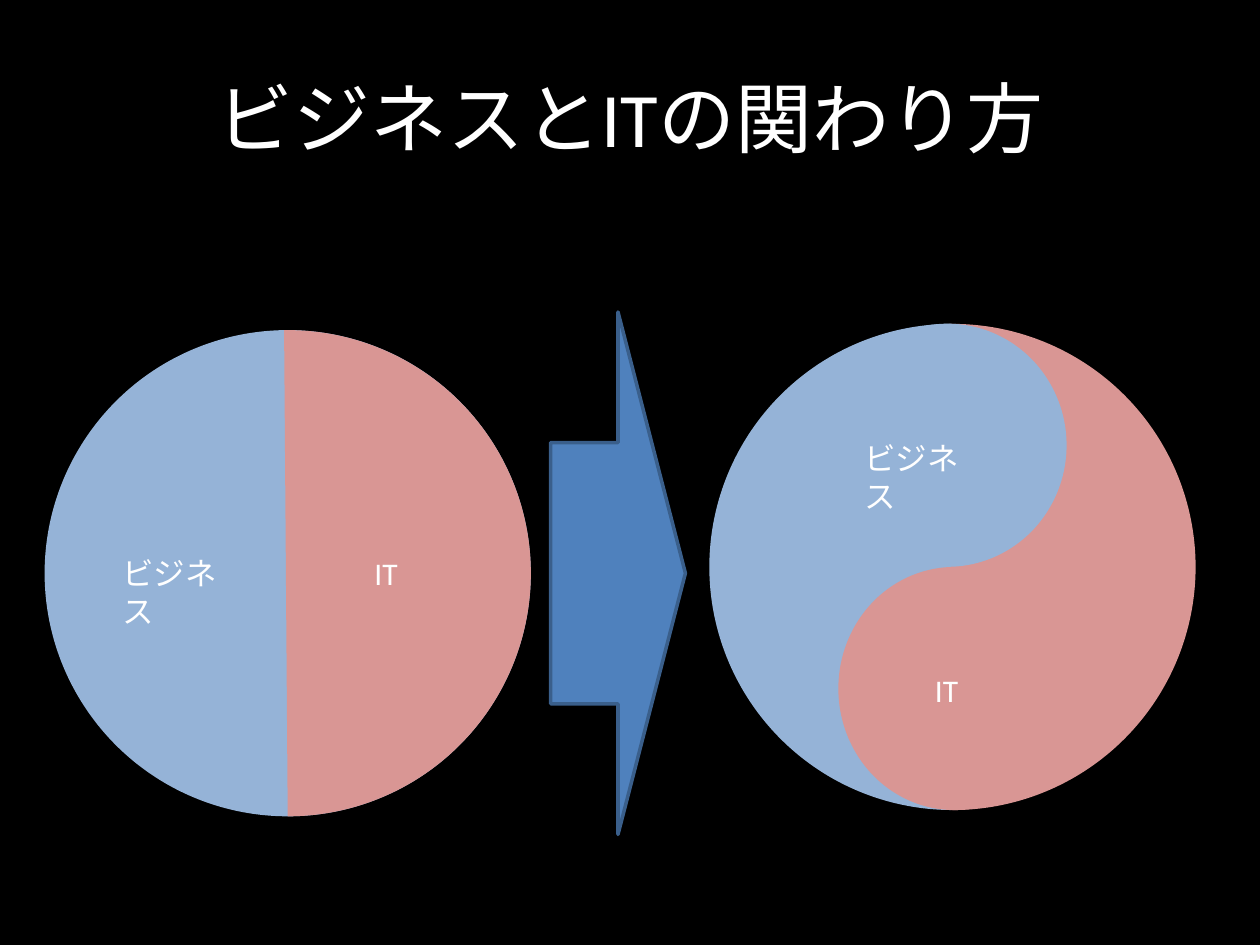
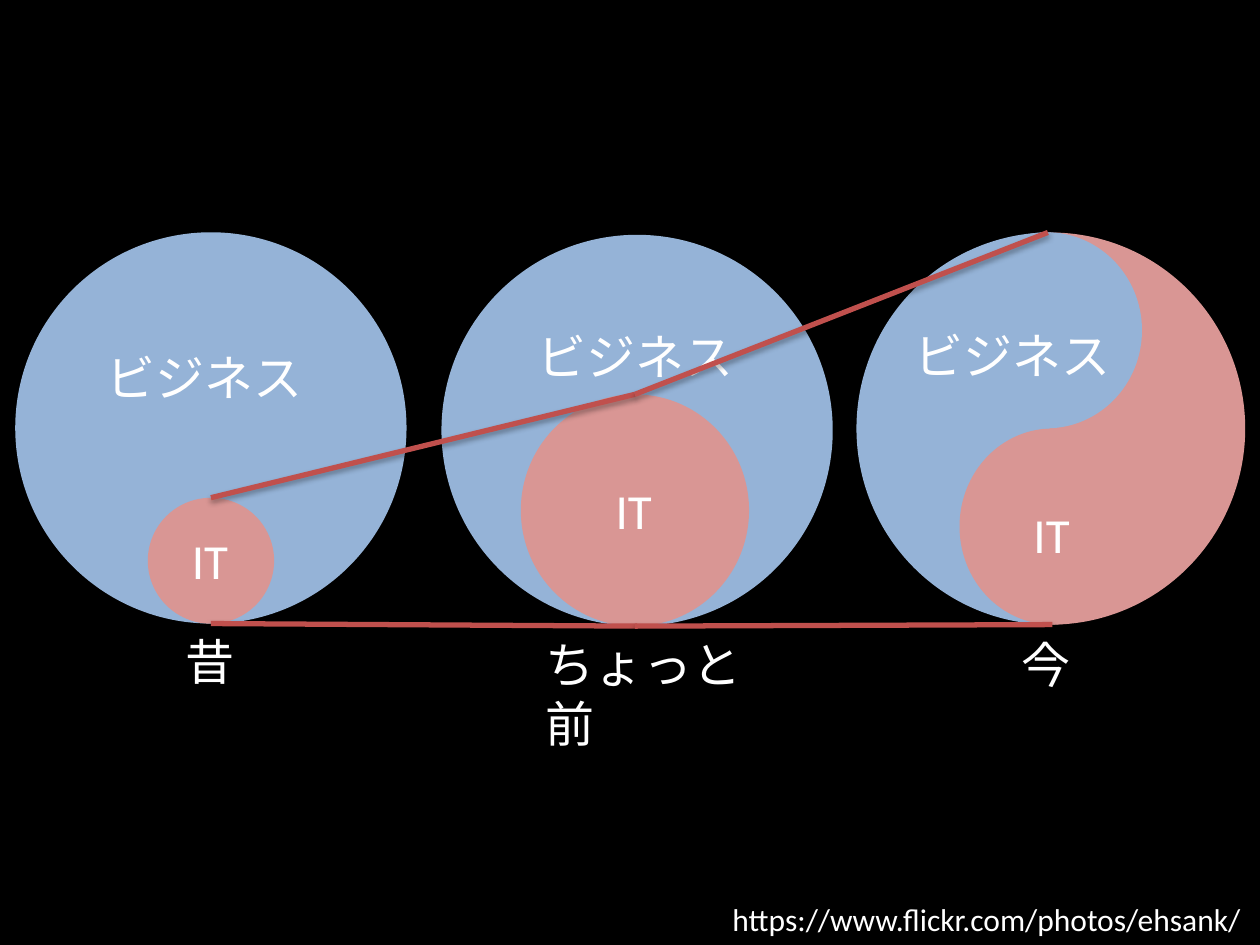
Before and after one commit to citrus1981/document, a slide deck: slide 13 of agile.pptx (slide 16 before the commit). Drawn at 1260x945 pixels with LibreOffice and Linux fonts; fonts in the diff are those of the drawing; background and template pictures are left out. Boxes give left, top, right and bottom in pixels: in the first picture for what was removed or moved away, otherwise in the second. Text is boxed around its words. In the diff, an @@ line names an element or a change of style, - is before the commit and + after.

```diff
--- a/agile.pptx
+++ b/agile.pptx
@@ title removed at (x1=216, y1=82, x2=1043, y2=154) @@
-ビジネスとITの関わり方
@@ ellipse resized from (x1=44, y1=330, x2=530, y2=816) to (x1=15, y1=232, x2=407, y2=624) @@
@@ ellipse added at (x1=441, y1=234, x2=833, y2=626), fill #95B3D7 @@
@@ line added from (635, 394) to (1048, 233), #C0504D 3 pt @@
@@ chord (boxed as its full ellipse) resized from (x1=709, y1=324, x2=1196, y2=810) to (x1=857, y1=232, x2=1246, y2=624) @@
@@ chord (boxed as its full ellipse) resized from (x1=709, y1=324, x2=1196, y2=810) to (x1=857, y1=232, x2=1246, y2=624) @@
@@ ellipse resized from (x1=828, y1=324, x2=1066, y2=567) to (x1=951, y1=232, x2=1142, y2=428) @@
@@ right arrow removed at (x1=551, y1=312, x2=685, y2=835) @@
@@ text "ビジネス" moved from (x1=864, y1=444, x2=959, y2=509) to (x1=914, y1=334, x2=1110, y2=376) @@
@@ chord (boxed as its full ellipse) removed at (x1=44, y1=330, x2=530, y2=816) @@
@@ size 18 to 28 pt in 4 elements at (x1=192, y1=547, x2=228, y2=579), (x1=914, y1=334, x2=1110, y2=376), (x1=1033, y1=521, x2=1069, y2=553), (x1=107, y1=356, x2=303, y2=398) @@
@@ text "ビジネス" moved from (x1=122, y1=559, x2=216, y2=624) to (x1=107, y1=356, x2=303, y2=398) @@
@@ text added at (x1=538, y1=335, x2=734, y2=387), 28 pt, text #FFFFFF @@
+ビジネス
@@ line added from (210, 498) to (635, 394), #C0504D 3 pt @@
@@ ellipse at (x1=520, y1=394, x2=748, y2=626): rotation 0 to 180 degrees @@
@@ ellipse added at (x1=960, y1=428, x2=1145, y2=625), fill #D99694 @@
@@ ellipse added at (x1=147, y1=498, x2=273, y2=624), fill #D99694 @@
@@ text added at (x1=616, y1=497, x2=652, y2=529), 28 pt, text #FFFFFF @@
+IT
@@ text "IT" moved from (x1=935, y1=682, x2=958, y2=702) to (x1=1033, y1=521, x2=1069, y2=553) @@
@@ text "IT" moved from (x1=374, y1=565, x2=397, y2=585) to (x1=192, y1=547, x2=228, y2=579) @@
@@ line added from (210, 624) to (638, 626), #C0504D 3 pt @@
@@ line added from (635, 626) to (1052, 625), #C0504D 3 pt @@
@@ text added at (x1=186, y1=638, x2=235, y2=684), 28 pt, text #FFFFFF @@
+昔
@@ text added at (x1=546, y1=644, x2=742, y2=746), 28 pt, text #FFFFFF @@
+ちょっと前
@@ text added at (x1=1022, y1=641, x2=1071, y2=687), 28 pt, text #FFFFFF @@
+今
@@ text added at (x1=732, y1=909, x2=1240, y2=936), 18 pt, text #FFFFFF @@
+https://www.flickr.com/photos/ehsank/
```
Also in this commit, not shown: 6 other slides changed, 4 slides added, 6 slides removed.
